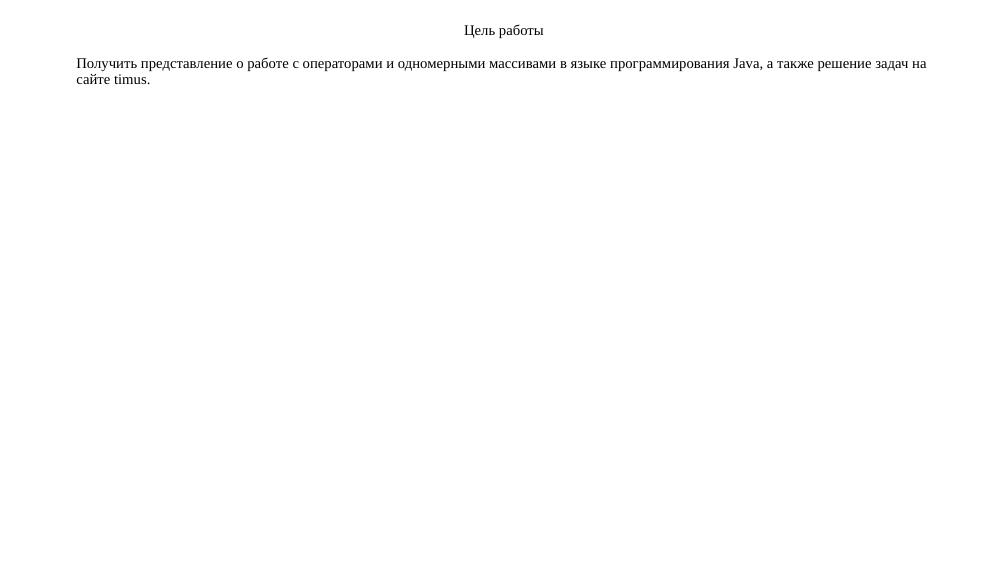
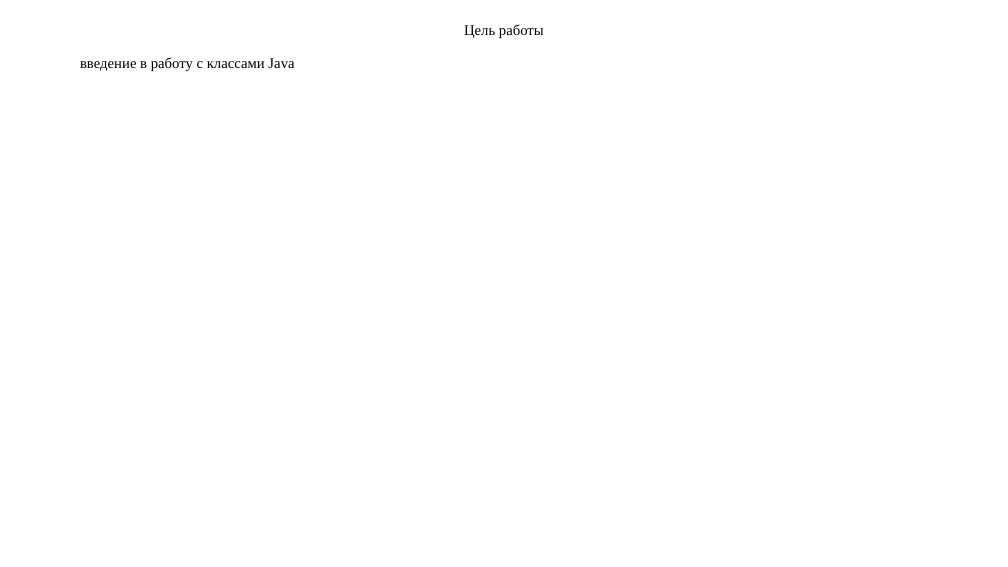
Before and after one commit to Vladnwx/Learn2023-2024, a slide deck: slide 2 of src/lr6/РИЗ-130916у Савельев В.Н. Отчет о выполнении ЛР6.pptx. Drawn at 1008x567 pixels with LibreOffice and Linux fonts; fonts in the diff are those of the drawing. Boxes give left, top, right and bottom in pixels: in the first picture for what was removed or moved away, otherwise in the second. Text is boxed around its words. In the diff, an @@ line names an element or a change of style, - is before the commit and + after.

```diff
--- a/src/lr6/РИЗ-130916у Савельев В.Н. Отчет о выполнении ЛР6.pptx
+++ b/src/lr6/РИЗ-130916у Савельев В.Н. Отчет о выполнении ЛР6.pptx
@@ text at bbox=[80, 57, 294, 71]: text changed @@
-Получить представление о работе с операторами и одномерными массивами в языке программирования Java, а также решение задач на сайте timus.
+введение в работу с классами Java
```
Also in this commit, not shown: 12 other slides changed, 2 other files.
